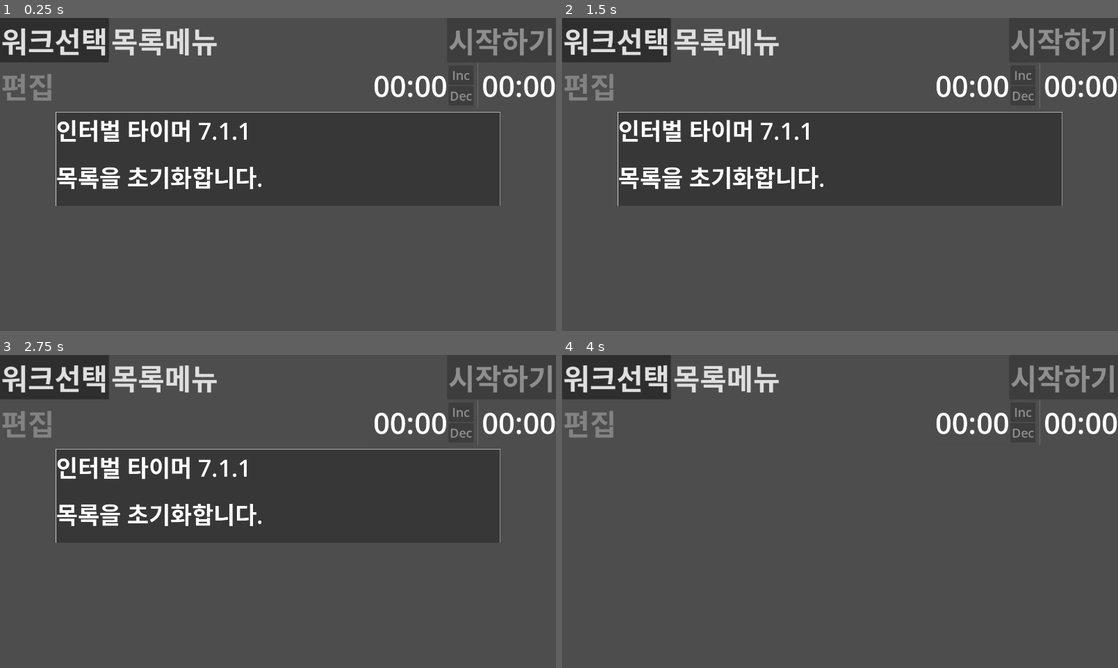
Above: before the commit, frames 1-4 (two rows, left to right).
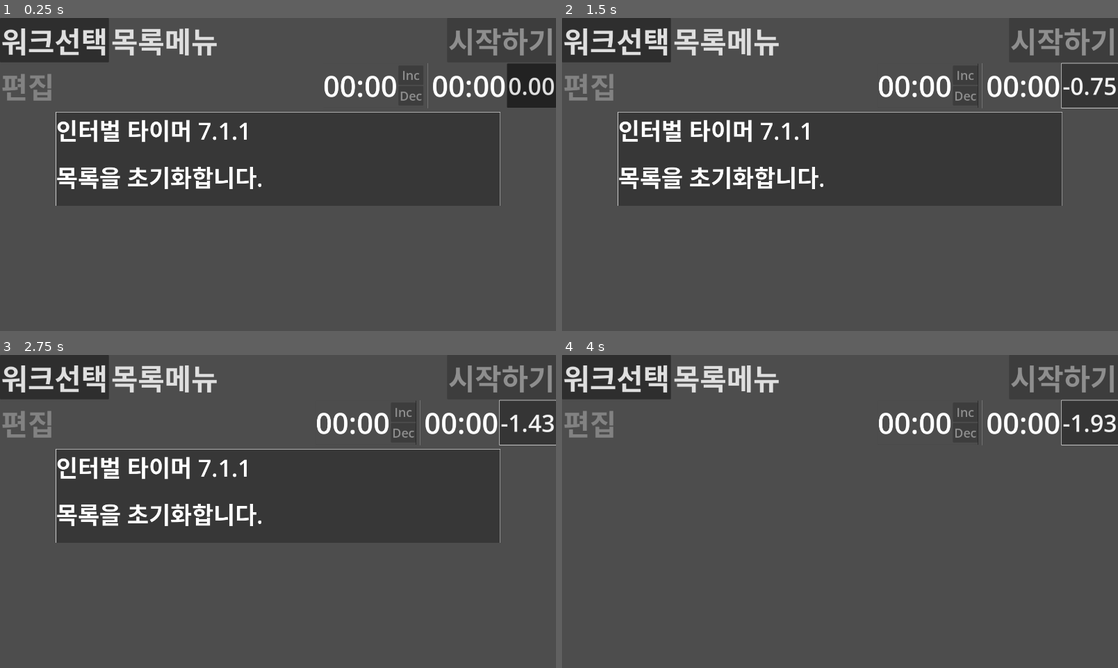
Above: after the commit, the same moments.

Repository: kasworld/maranic
Game: Godot game, scene res://main.tscn
The game is run twice, just before and just after one commit, with the same random seed, the same clock (stepped at 60 frames per second) and the same inputs.
Inputs (mouse positions are in pixels of both pictures, inside the frame that each line leads up to):
- Up to frame 1 (0.25 s): no input
- Up to frame 2 (1.5 s): click (1095, 86) at 0.5 s, where only the run after the commit has a clickable "0.00"; click (1090, 86) at 1.25 s, where only the run after the commit has a clickable "-0.68"
- Up to frame 3 (2.75 s): click (528, 423) at 2 s, where only the run after the commit has a clickable "-0.75"
- Up to frame 4 (4 s): click (1090, 423) at 2.75 s, where only the run after the commit has a clickable "-1.43"; click (1090, 423) at 3.5 s, where only the run after the commit has a clickable "-1.50"

The runs differ from the first frame. In frame 1, 2.4% of the frame differs, in the area x 58-100%, y 14-29%; in frame 2, 1.5%; in frame 3, 1.5%; in frame 4, 1.5%.

Commit message:
prepare use timerecorder

Diff:
--- a/label_theme.tres
+++ b/label_theme.tres
@@ -3,5 +3,6 @@
 [sub_resource type="SystemFont" id="SystemFont_sdk14"]
 
 [resource]
+resource_local_to_scene = true
 default_font = SubResource("SystemFont_sdk14")
 default_font_size = 100
--- a/subwork_node.gd
+++ b/subwork_node.gd
@@ -1,4 +1,7 @@
 extends HBoxContainer
+
+@onready var timeedit = $TimeEdit
+@onready var timerecorder = $TimeRecorder
 
 signal del_subwork(index :int, sw :WorkList.SubWork)
 signal add_subwork(index :int, sw :WorkList.SubWork)
@@ -18,6 +21,7 @@
 	subwork.second = $TimeEdit.get_value()
 	if subwork.second < 0 :
 		subwork.second = 0
+	$TimeRecorder.set_initial_sec(subwork.second)
 	reset_time()
 	update_time_labels()
 
@@ -26,6 +30,8 @@
 	subwork = sw
 	$NameEdit.text = subwork.name
 	$MenuButton.text = subwork.name
+	$TimeRecorder.init(i, 200, TickLib.tick2stri)
+	$TimeRecorder.set_initial_sec(subwork.second)
 
 func reset()->void:
 	subwork_index = -1
@@ -34,6 +40,7 @@
 	update_time_labels()
 	$NameEdit.text = ""
 	$TimeEdit.reset()
+	$TimeRecorder.set_initial_sec(remainSec)
 
 func update_time_labels()->void:
 	$SecRemainLabel.text = TickLib.tick2stri(remainSec)
--- a/subwork_node.tscn
+++ b/subwork_node.tscn
@@ -1,9 +1,17 @@
-[gd_scene load_steps=5 format=3 uid="uid://dvgdal4hlx1ws"]
+[gd_scene load_steps=8 format=3 uid="uid://dvgdal4hlx1ws"]
 
 [ext_resource type="Script" path="res://subwork_node.gd" id="1_mqriv"]
 [ext_resource type="Theme" uid="uid://i63124txlj1h" path="res://label_theme.tres" id="2_dbx7h"]
 [ext_resource type="Theme" uid="uid://ppd28w7sx5wa" path="res://button_theme.tres" id="3_u1yx1"]
 [ext_resource type="PackedScene" uid="uid://dllxbmyyau3u5" path="res://int_edit/int_edit.tscn" id="4_fn27v"]
+[ext_resource type="PackedScene" uid="uid://cnuti22mjwpd8" path="res://time_recorder/time_recorder.tscn" id="5_miup7"]
+
+[sub_resource type="SystemFont" id="SystemFont_sdk14"]
+
+[sub_resource type="Theme" id="Theme_84h71"]
+resource_local_to_scene = true
+default_font = SubResource("SystemFont_sdk14")
+default_font_size = 100
 
 [node name="SubWorkNode" type="HBoxContainer"]
 offset_right = 1920.0
@@ -49,6 +57,10 @@
 theme = ExtResource("2_dbx7h")
 text = "00:00"
 
+[node name="TimeRecorder" parent="." instance=ExtResource("5_miup7")]
+layout_mode = 2
+theme = SubResource("Theme_84h71")
+
 [connection signal="focus_entered" from="NameEdit" to="." method="_on_name_edit_focus_entered"]
 [connection signal="focus_exited" from="NameEdit" to="." method="_on_name_edit_focus_exited"]
 [connection signal="text_submitted" from="NameEdit" to="." method="_on_name_edit_text_submitted"]
--- a/time_edit2/time_edit_2.gd
+++ /dev/null
@@ -1,9 +0,0 @@
-extends HBoxContainer
-
-var updownarrow = preload("res://time_edit2/updownarrow.png")
-
-func _ready() -> void:
-	$HourSpinBox.get_line_edit().context_menu_enabled = false
-	$MinuteSpinBox.get_line_edit().context_menu_enabled = false
-	$SecondSpinBox.get_line_edit().context_menu_enabled = false
-	$HourSpinBox.theme.set_icon("theme_override_icons/updown","", updownarrow)
--- a/time_edit2/time_edit_2.tscn
+++ /dev/null
@@ -1,23 +0,0 @@
-[gd_scene load_steps=3 format=3 uid="uid://cr0slffbwke0w"]
-
-[ext_resource type="Script" path="res://time_edit2/time_edit_2.gd" id="1_6b6hp"]
-
-[sub_resource type="Theme" id="Theme_jgf8w"]
-
-[node name="TimeEdit2" type="HBoxContainer"]
-offset_right = 257.0
-offset_bottom = 31.0
-script = ExtResource("1_6b6hp")
-
-[node name="HourSpinBox" type="SpinBox" parent="."]
-layout_mode = 2
-theme = SubResource("Theme_jgf8w")
-allow_greater = true
-
-[node name="MinuteSpinBox" type="SpinBox" parent="."]
-layout_mode = 2
-max_value = 59.0
-
-[node name="SecondSpinBox" type="SpinBox" parent="."]
-layout_mode = 2
-max_value = 59.0
--- a/time_recorder/time_recorder.gd
+++ b/time_recorder/time_recorder.gd
@@ -1,4 +1,4 @@
-extends Container
+extends PanelContainer
 
 class_name TimeRecorder
 
@@ -10,15 +10,20 @@
 var is_paused :bool
 var is_inuse :bool
 var index :int
+var is_downward :bool # count down timer
 
-func init(swsize :Vector2, idx :int)->void:
-	size = swsize
-	custom_minimum_size = swsize
+var formater :Callable = default_formater
+func default_formater(v:float)->String:
+	return "%02.02f" % v
+
+func init(idx :int, fsize :int, fmt :Callable=default_formater)->void:
 	index = idx
-	$ButtonSec.theme.default_font_size = size.x/4.2
+	formater = fmt
+	theme.default_font_size = fsize
 
 func set_initial_sec(t :float)->void:
 	initial_sec = t
+	is_downward = true
 	reset()
 
 func reset() -> void:
@@ -40,8 +45,12 @@
 	start_tick = Time.get_unix_time_from_system()
 
 func _process(delta: float) -> void:
-	var dur = get_remain_sec()
-	$ButtonSec.text = TickLib.tick2str(dur)
+	var dur :float
+	if is_downward:
+		dur = get_remain_sec()
+	else:
+		dur = get_progress_sec()
+	$ButtonSec.text = formater.call(dur)
 
 func get_last_dur()->float:
 	return Time.get_unix_time_from_system() - start_tick
@@ -71,10 +80,11 @@
 	else:
 		if not is_inuse:
 			start1st()
-		if is_paused:
-			resume()
 		else:
-			pause()
+			if is_paused:
+				resume()
+			else:
+				pause()
 	button_down_tick = 0
 
 func _on_timer_timeout() -> void:
--- a/time_recorder/time_recorder.tscn
+++ b/time_recorder/time_recorder.tscn
@@ -3,7 +3,7 @@
 [ext_resource type="Script" path="res://time_recorder/time_recorder.gd" id="1_gtvcd"]
 [ext_resource type="Theme" uid="uid://c2mukxm1c10ti" path="res://timed_message/timed_message.tres" id="1_rrceb"]
 
-[node name="Stopwatch" type="Container"]
+[node name="TimeRecorder" type="PanelContainer"]
 focus_mode = 2
 theme = ExtResource("1_rrceb")
 script = ExtResource("1_gtvcd")
Binary file removed: time_edit2/updownarrow.png
Not shown, removed: time_edit2/updownarrow.png.import
